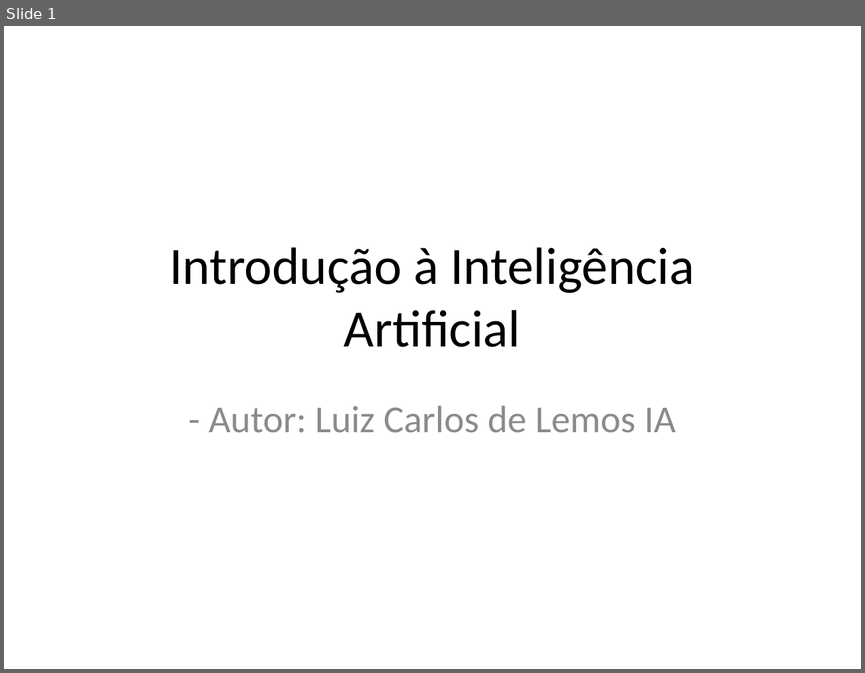
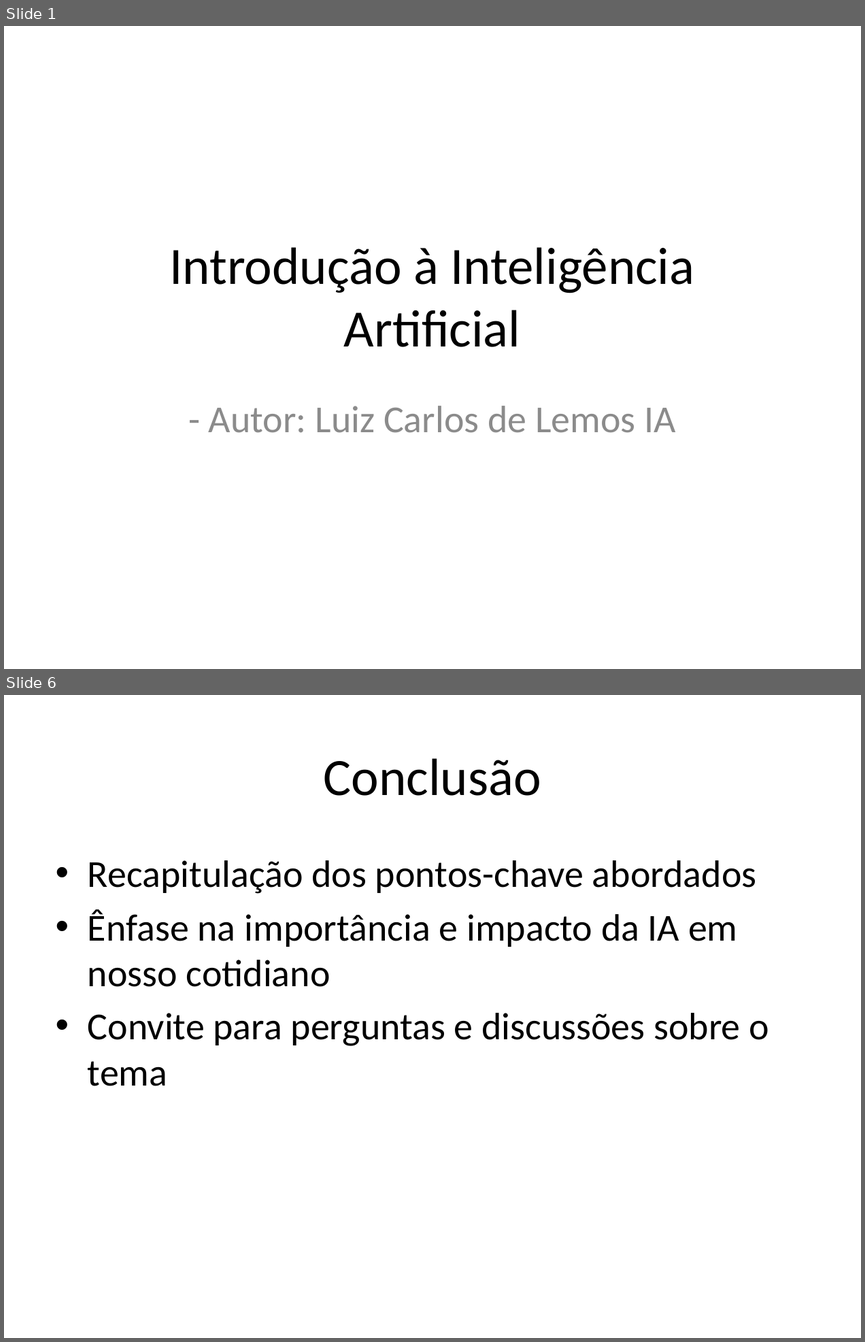
Before and after one commit to lcdlemos/EstagioNutes, a slide deck: Slides/auto_apresentacao.pptx. Shown one above the other, each under a label of ours: slide 1 before the commit, slides 1 and 6 after it; the slides between them are not shown. The pictures are 865x673 and 865x1342 pixels, drawn with LibreOffice and Linux fonts; fonts in the diff are those of the drawing. Boxes give left, top, right and bottom in pixels: in the first picture for what was removed or moved away, otherwise in the second. Text is boxed around its words. In the diff, an @@ line names an element or a change of style, - is before the commit and + after.

```diff
--- a/Slides/auto_apresentacao.pptx
+++ b/Slides/auto_apresentacao.pptx
@@ slide 6 added at [4, 695, 861, 1338], background #FFFFFF @@
@@ title added at [324, 758, 541, 796], 44 pt, text #000000 @@
+Conclusão
@@ text added at [88, 860, 769, 1086], 32 pt, text #000000 @@
+• Recapitulação dos pontos-chave abordados
+• Ênfase na importância e impacto da IA em nosso cotidiano
+• Convite para perguntas e discussões sobre o tema
```
Also in this commit, not shown: 4 slides changed, 1 slide removed, 2 other files.
